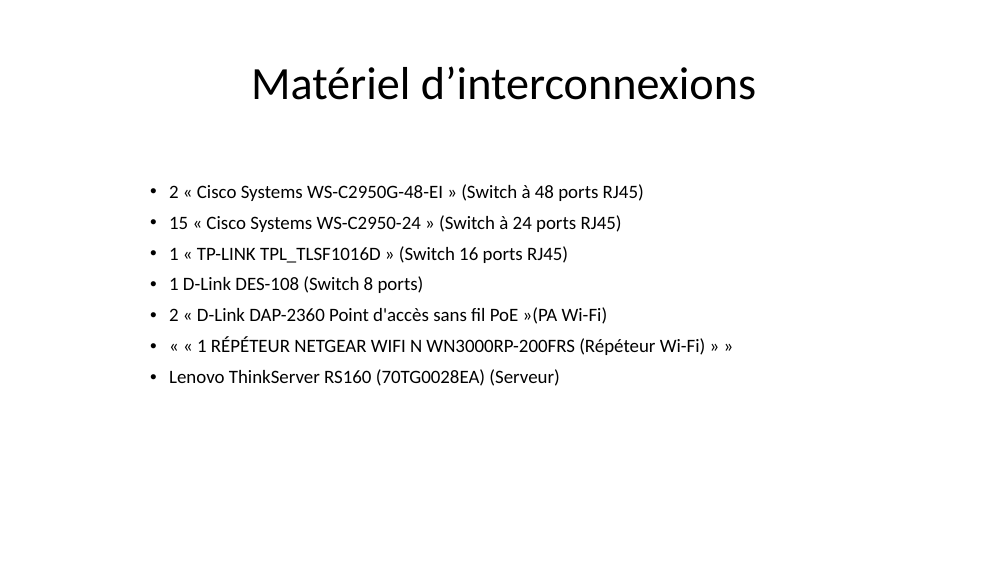
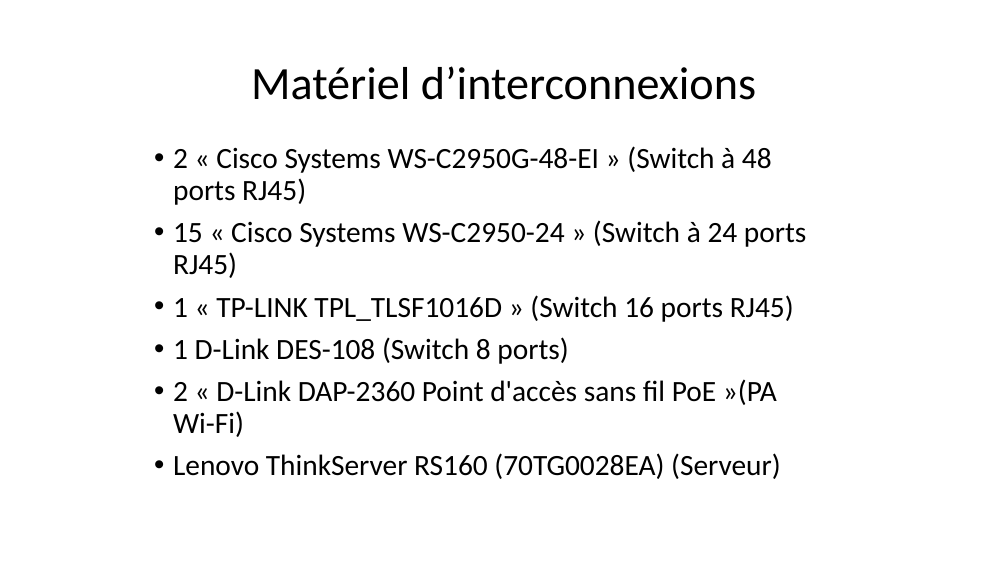
Before and after one commit to Exia-Jellyfish/UE-2-Ces-Esport-GRP1, a slide deck: slide 3 of Projet_Réseau/Projet 2.pptx. Drawn at 1008x567 pixels with LibreOffice and Linux fonts; fonts in the diff are those of the drawing. Boxes give left, top, right and bottom in pixels: in the first picture for what was removed or moved away, otherwise in the second. Text is boxed around its words. In the diff, an @@ line names an element or a change of style, - is before the commit and + after.

Commit message:
changes

```diff
--- a/Projet_Réseau/Projet 2.pptx
+++ b/Projet_Réseau/Projet 2.pptx
@@ text "2 « Cisco Systems WS-C2950G-48-EI ...": place and size @@
-text "2 « Cisco Systems WS-C2950G-48-EI ..." at <box>169,184,706,386</box>
+text "2 « Cisco Systems WS-C2950G-48-EI ..." at <box>173,146,806,479</box>
@@ text "2 « Cisco Systems WS-C2950G-48-EI ..." at <box>173,146,806,479</box>: size 18 to 28 pt @@
@@ text at <box>197,337,706,355</box>: paragraph removed @@
-• « « 1 RÉPÉTEUR NETGEAR WIFI N WN3000RP-200FRS (Répéteur Wi-Fi) » »
```
Also in this commit, not shown: 2 other slides changed.
